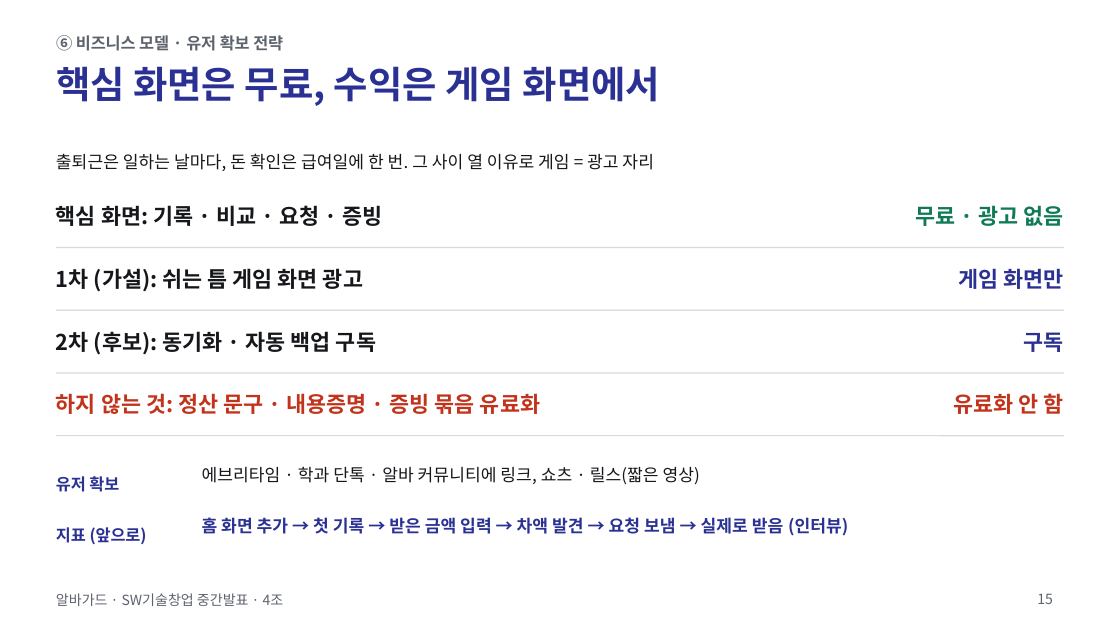
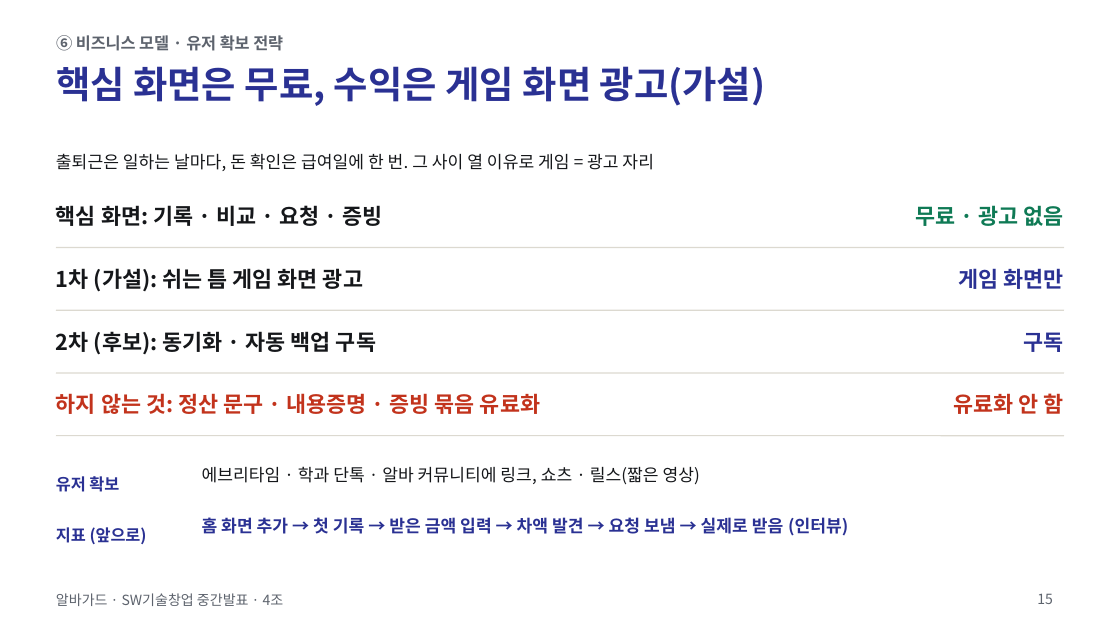
Before and after one commit to jihooni217/albaguard, a slide deck: slide 15 of docs/중간제출용/4조_알바가드_중간발표.pptx. Drawn at 1120x630 pixels with LibreOffice and Linux fonts; fonts in the diff are those of the drawing. Boxes give left, top, right and bottom in pixels: in the first picture for what was removed or moved away, otherwise in the second. Text is boxed around its words. In the diff, an @@ line names an element or a change of style, - is before the commit and + after.

```diff
--- a/docs/중간제출용/4조_알바가드_중간발표.pptx
+++ b/docs/중간제출용/4조_알바가드_중간발표.pptx
@@ title at (56, 66, 766, 106): text changed @@
-핵심 화면은 무료, 수익은 게임 화면에서
+핵심 화면은 무료, 수익은 게임 화면 광고(가설)
```
Also in this commit, not shown: 3 other slides changed, 4 other files.
